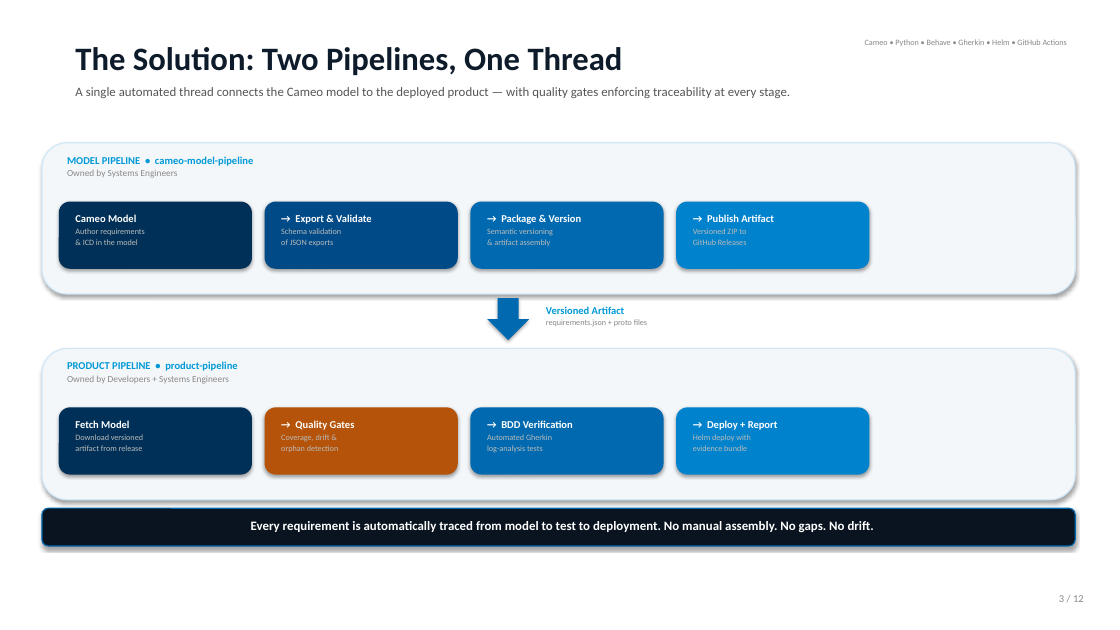
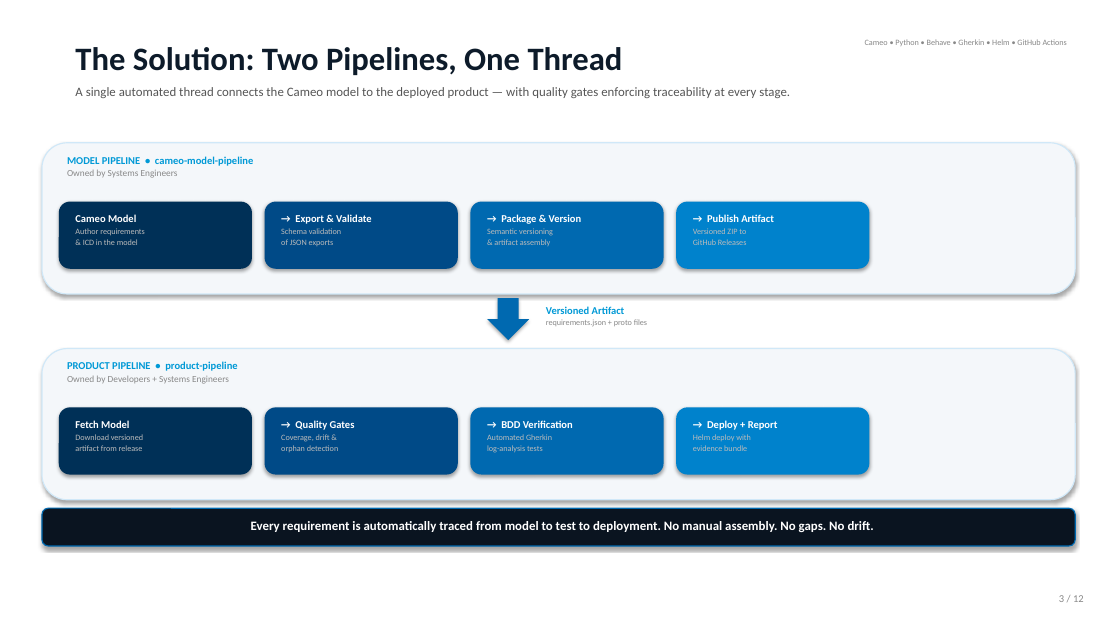
Before and after one commit to blake-perkins/product-pipeline, a slide deck: slide 3 of docs/presentations/MBSE_Pipeline_Executive_Brief.pptx. Drawn at 1120x630 pixels with LibreOffice and Linux fonts; fonts in the diff are those of the drawing. Boxes give left, top, right and bottom in pixels: in the first picture for what was removed or moved away, otherwise in the second. Text is boxed around its words. In the diff, an @@ line names an element or a change of style, - is before the commit and + after.

```diff
--- a/docs/presentations/MBSE_Pipeline_Executive_Brief.pptx
+++ b/docs/presentations/MBSE_Pipeline_Executive_Brief.pptx
@@ rounded rectangle at [265,408,458,475]: fill #B45309 to #004A87 @@
```
Also in this commit, not shown: 2 other slides changed, 1 other file.
